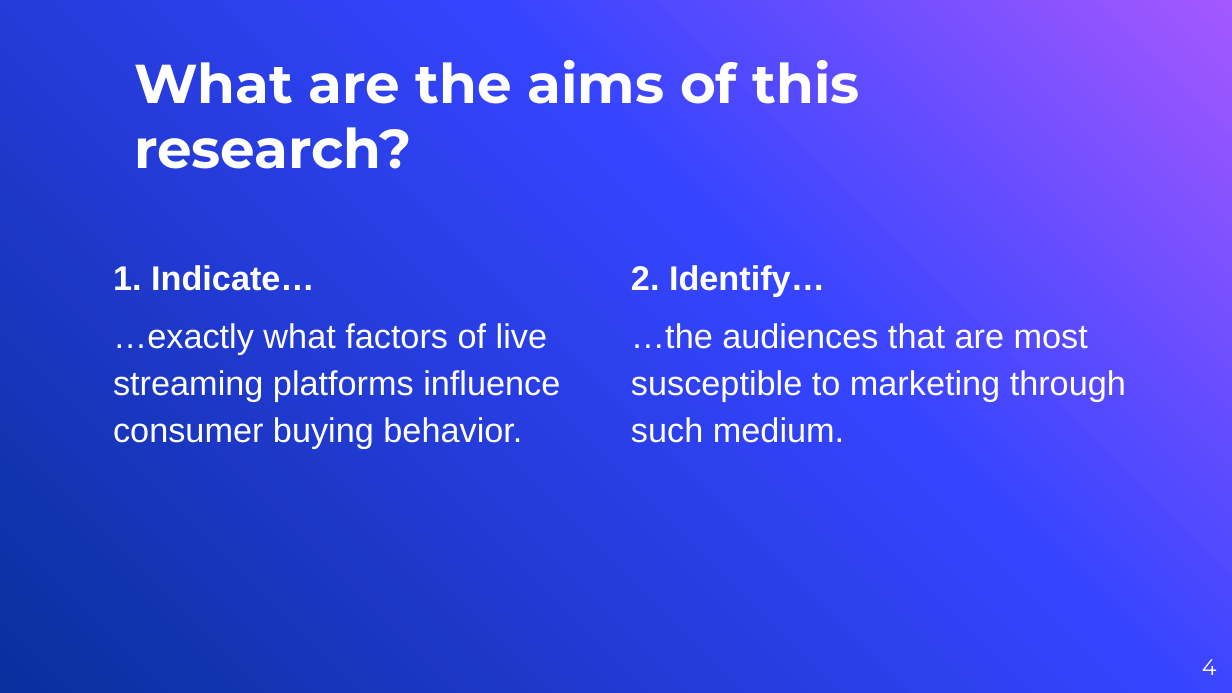
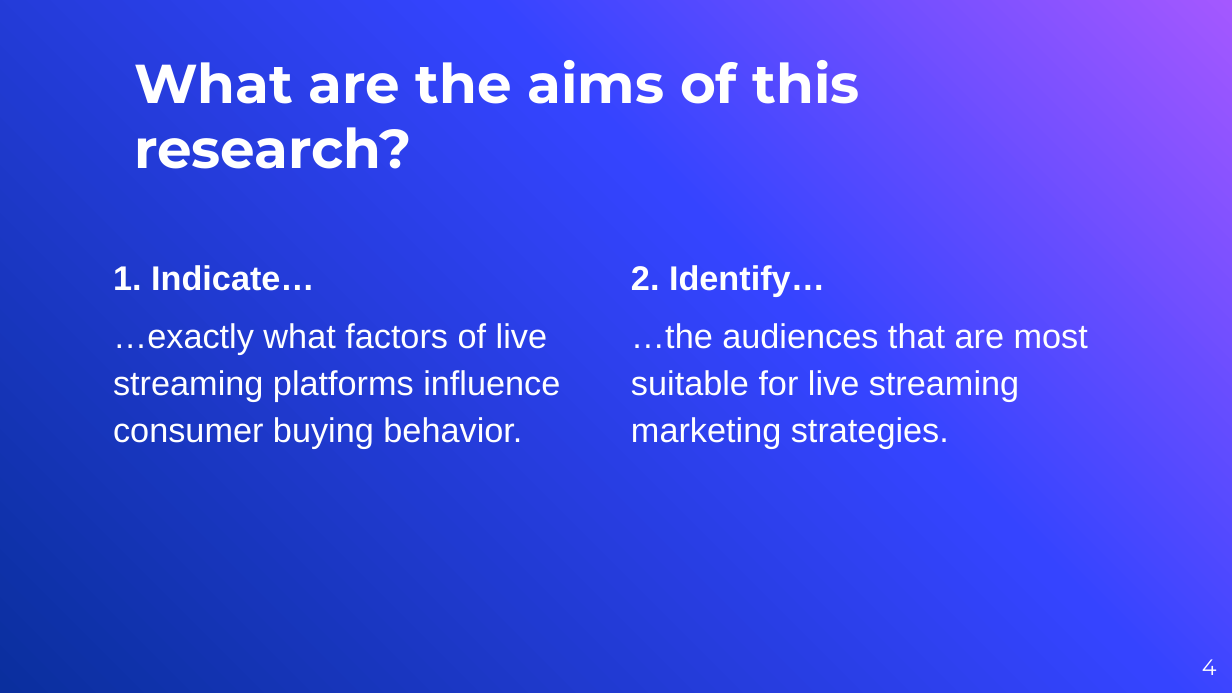
Before and after one commit to vyacheslav-polyakov/thesis, a slide deck: slide 4 of !Defense Slides.pptx. Drawn at 1232x693 pixels with LibreOffice and Linux fonts; fonts in the diff are those of the drawing; background and template pictures are left out. Boxes give left, top, right and bottom in pixels: in the first picture for what was removed or moved away, otherwise in the second. Text is boxed around its words. In the diff, an @@ line names an element or a change of style, - is before the commit and + after.

```diff
--- a/!Defense Slides.pptx
+++ b/!Defense Slides.pptx
@@ text at box(631, 323, 1088, 448): text changed @@
-…the audiences that are most susceptible to marketing through such medium.
+…the audiences that are most suitable for live streaming marketing strategies.
```
Also in this commit, not shown: 16 other slides changed, 7 slides added, 1 slide removed, 14 other files.
